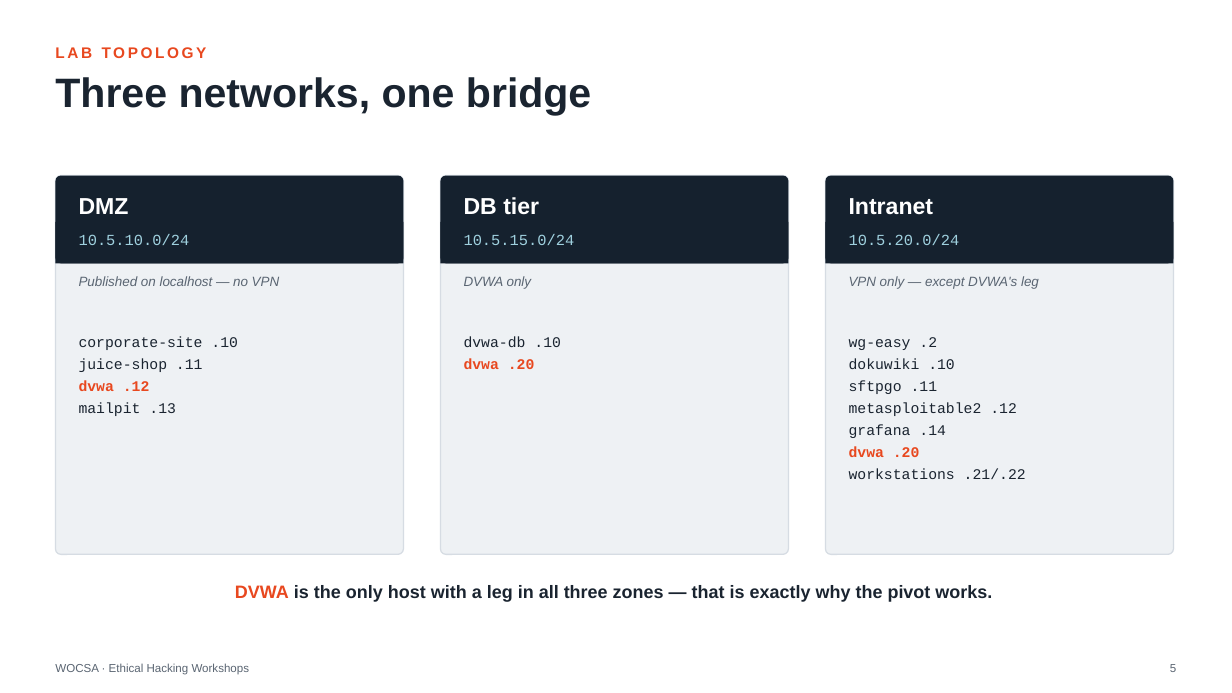
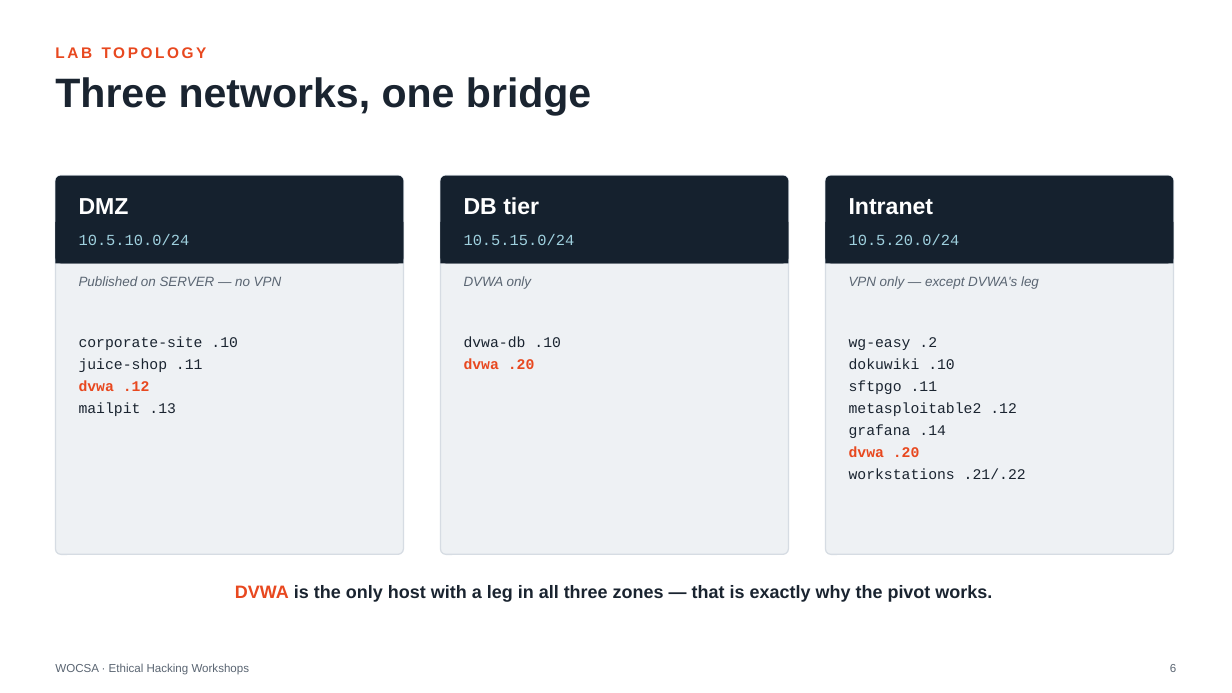
Before and after one commit to wocsa/WOCSA_Ethical_Hacking_Workshop, a slide deck: slide 6 of Network/Pivoting/WOCSA-Diapo_Pivoting_Lateral_Movement.pptx (slide 5 before the commit). Drawn at 1232x693 pixels with LibreOffice and Linux fonts; fonts in the diff are those of the drawing. Boxes give left, top, right and bottom in pixels: in the first picture for what was removed or moved away, otherwise in the second. Text is boxed around its words. In the diff, an @@ line names an element or a change of style, - is before the commit and + after.

```diff
--- a/Network/Pivoting/WOCSA-Diapo_Pivoting_Lateral_Movement.pptx
+++ b/Network/Pivoting/WOCSA-Diapo_Pivoting_Lateral_Movement.pptx
@@ text at [79, 276, 282, 286]: text changed @@
-Published on localhost — no VPN
+Published on SERVER — no VPN
```
Also in this commit, not shown: 10 other slides changed, 4 slides added, 3 slides removed.
